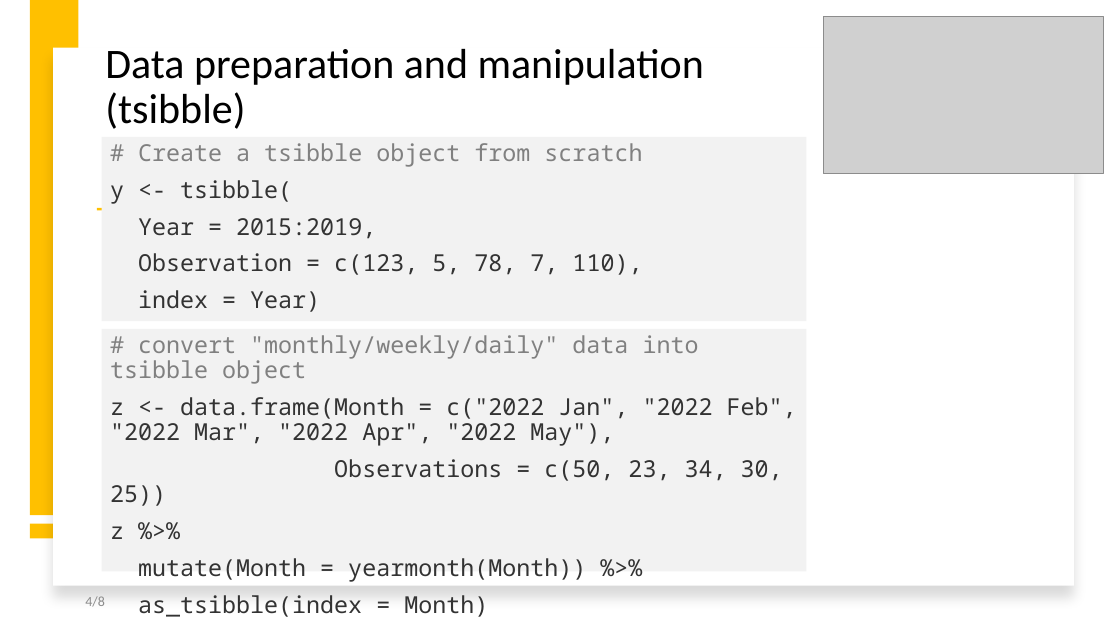
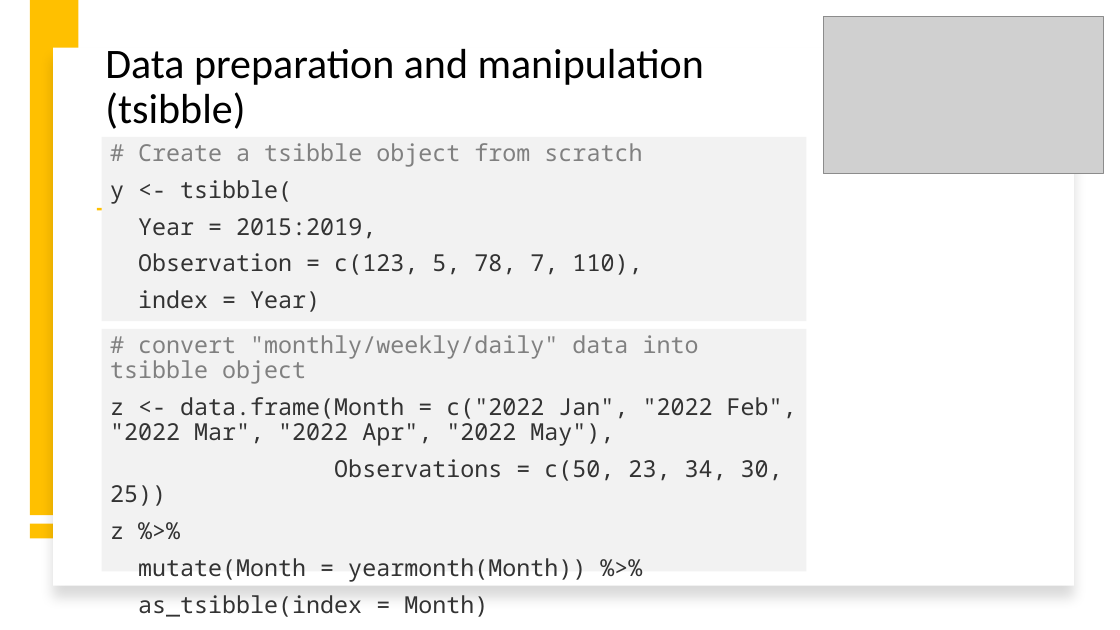
Before and after one commit to intro-to-data-science-22-workshop/-14-temporal-data-with-tsibble-and-fable-Samson-Krafft, a slide deck: slide 4 of tsibble and fable.pptx. Drawn at 1120x630 pixels with LibreOffice and Linux fonts; fonts in the diff are those of the drawing; grey boxes stand for pictures; background and template pictures are left out. Boxes give left, top, right and bottom in pixels: in the first picture for what was removed or moved away, otherwise in the second. Text is boxed around its words. In the diff, an @@ line names an element or a change of style, - is before the commit and + after.

```diff
--- a/tsibble and fable.pptx
+++ b/tsibble and fable.pptx
@@ page number removed at box(85, 596, 105, 606) @@
-4/8
```
Also in this commit, not shown: 7 other slides changed, 2 slides added.
